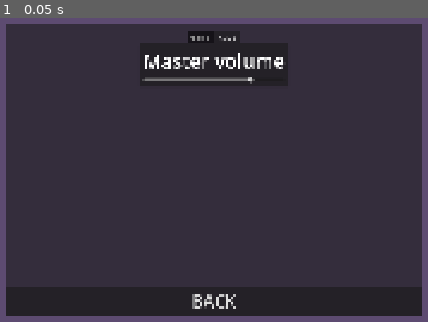
Above: before the commit, frame 1.
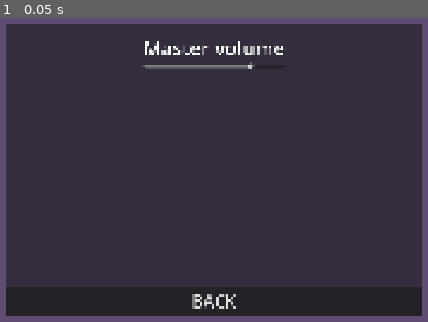
Above: after the commit, the same moment.

Repository: o-GUTS/solatro
Game: Godot game, scene res://src/screens/options/options_screen.tscn
The game is run twice, just before and just after one commit, with the same random seed, the same clock (stepped at 60 frames per second) and the same inputs. This scene is started directly instead of the project's main scene.
Inputs:
- Up to frame 1 (0.05 s): no input

The runs differ from the first frame. In frame 1, 2.1% of the frame differs, in the area x 33-67%, y 4-22%.

Commit message:
Update options_screen.tscn
Now theres no tabs, just one screen of options, this solves the problem of starting in a tab whitout itens too

Diff:
--- a/src/screens/options/options_screen.tscn
+++ b/src/screens/options/options_screen.tscn
@@ -51,49 +51,30 @@
 theme_override_constants/margin_right = 15
 theme_override_constants/margin_bottom = 15
 
-[node name="tabCont" type="TabContainer" parent="bg/centerCont/panelCont/VBoxContainer/marginCont" unique_id=1772370539]
-layout_mode = 2
-tab_alignment = 1
-current_tab = 1
-use_hidden_tabs_for_min_size = true
-tab_focus_mode = 0
-
-[node name="Game" type="VBoxContainer" parent="bg/centerCont/panelCont/VBoxContainer/marginCont/tabCont" unique_id=1194545501]
-visible = false
-layout_mode = 2
-size_flags_horizontal = 4
-size_flags_vertical = 4
-alignment = 1
-metadata/_tab_index = 0
-
-[node name="Audio" type="VBoxContainer" parent="bg/centerCont/panelCont/VBoxContainer/marginCont/tabCont" unique_id=247616464]
-layout_mode = 2
-metadata/_tab_index = 1
-
-[node name="MarginContainer" type="MarginContainer" parent="bg/centerCont/panelCont/VBoxContainer/marginCont/tabCont/Audio" unique_id=1761053379]
+[node name="MarginContainer" type="MarginContainer" parent="bg/centerCont/panelCont/VBoxContainer/marginCont" unique_id=1761053379]
 layout_mode = 2
 theme_override_constants/margin_left = 10
 theme_override_constants/margin_top = 10
 theme_override_constants/margin_right = 10
 theme_override_constants/margin_bottom = 10
 
-[node name="vCont1" type="VBoxContainer" parent="bg/centerCont/panelCont/VBoxContainer/marginCont/tabCont/Audio/MarginContainer" unique_id=401328673]
+[node name="vCont1" type="VBoxContainer" parent="bg/centerCont/panelCont/VBoxContainer/marginCont/MarginContainer" unique_id=401328673]
 layout_mode = 2
 size_flags_vertical = 4
 alignment = 1
 
-[node name="Label" type="Label" parent="bg/centerCont/panelCont/VBoxContainer/marginCont/tabCont/Audio/MarginContainer/vCont1" unique_id=295895306]
+[node name="Label" type="Label" parent="bg/centerCont/panelCont/VBoxContainer/marginCont/MarginContainer/vCont1" unique_id=295895306]
 layout_mode = 2
 text = "Master volume"
 label_settings = SubResource("LabelSettings_60pki")
 horizontal_alignment = 1
 
-[node name="HBoxContainer" type="HBoxContainer" parent="bg/centerCont/panelCont/VBoxContainer/marginCont/tabCont/Audio/MarginContainer/vCont1" unique_id=655779406]
+[node name="HBoxContainer" type="HBoxContainer" parent="bg/centerCont/panelCont/VBoxContainer/marginCont/MarginContainer/vCont1" unique_id=655779406]
 layout_mode = 2
 size_flags_vertical = 4
 alignment = 1
 
-[node name="masterSlider" type="HSlider" parent="bg/centerCont/panelCont/VBoxContainer/marginCont/tabCont/Audio/MarginContainer/vCont1/HBoxContainer" unique_id=618940411]
+[node name="masterSlider" type="HSlider" parent="bg/centerCont/panelCont/VBoxContainer/marginCont/MarginContainer/vCont1/HBoxContainer" unique_id=618940411]
 unique_name_in_owner = true
 layout_mode = 2
 size_flags_horizontal = 3
@@ -115,5 +96,5 @@
 click_volume = -7.0
 hover_volume = -20.0
 
-[connection signal="value_changed" from="bg/centerCont/panelCont/VBoxContainer/marginCont/tabCont/Audio/MarginContainer/vCont1/HBoxContainer/masterSlider" to="." method="_on_master_slider_value_changed"]
+[connection signal="value_changed" from="bg/centerCont/panelCont/VBoxContainer/marginCont/MarginContainer/vCont1/HBoxContainer/masterSlider" to="." method="_on_master_slider_value_changed"]
 [connection signal="pressed" from="bg/centerCont/panelCont/VBoxContainer/backBtn" to="." method="_on_back_btn_pressed"]
